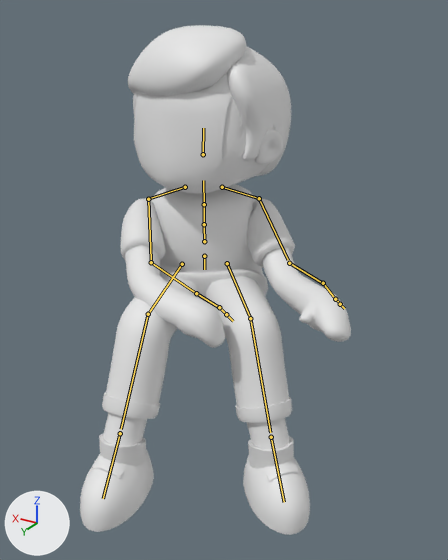
The glTF model src/assets/models/avatar.glb, before and after one commit.
The view is the same before and after, from a 50 mm camera at (-2.5, 4.43, 3.61) aimed at (-0.18, 0.57, 1.68). The axes (+X, +Y, +Z) are drawn at lower left. The lights are the same throughout. The older version comes first. Both versions are drawn at frame 71 of the action 'wave'; the numbers are the values there. The bones that change, and the others that lie on the model, are drawn over the model as lines.

Names of what the first picture shows: 'black', 'face', 'gray', 'head', 'skin', 'white'.
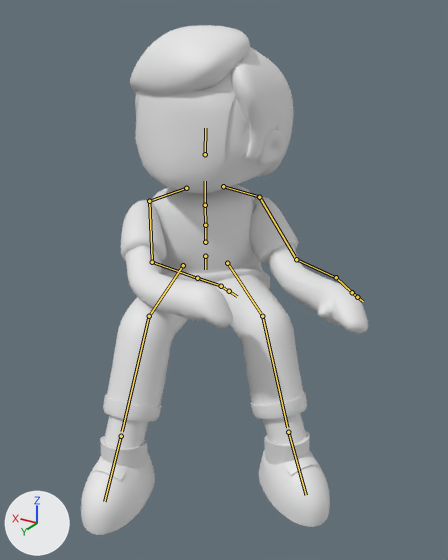
Changed parts and their boxes (x1, y1, x2, y2) in the pictures (448 x 560 px):
'gray', posed (7% wider): before (84, 184, 309, 519); after (85, 184, 325, 520)
'black', posed (8% wider): before (106, 275, 289, 408); after (107, 275, 304, 407)
'head', posed: before (128, 25, 291, 193); after (130, 25, 294, 193)
'skin', posed (6% wider): before (103, 245, 351, 450); after (104, 244, 368, 448)
'white', posed (8% wider): before (80, 433, 310, 535); after (81, 431, 330, 535)
'face', posed: before (134, 92, 232, 191); after (136, 91, 235, 190)
bone 'hipsBone', root to tip: before (204, 256) to (204, 269); after (205, 256) to (205, 269)
bone 'headBone', root to tip: before (203, 154) to (203, 128); after (205, 154) to (205, 128)
bone 'rightarmBone', root to tip: before (148, 199) to (151, 260); after (149, 201) to (152, 260)
bone 'rightForearmBone', root to tip: before (151, 262) to (195, 292); after (152, 262) to (195, 277)
bone 'bone-right-hand', root to tip: before (219, 307) to (226, 314); after (221, 286) to (228, 291)
bone 'rightUpLegBone', root to tip: before (182, 264) to (149, 312); after (183, 265) to (150, 314)

The edits, one by one:
Bone 'hipsBone' (bone_hipsbone) moves from (0.074, 2.698, 0.764) to (0.083, 2.699, 0.763).
Bone 'hipsBone' (bone_hipsbone) turns from (28, -23, -11) to (29, -29, -14) degrees about its own x, y and z.
Bone 'headBone' (bone_headbone) turns from (-4, -35, 1) to (-6, -40, 1) degrees about its own x, y and z.
Bone 'rightarmBone' (bone_rightarmbone) turns from (28, -1, -95) to (24, -2, -89) degrees about its own x, y and z.
Bone 'rightForearmBone' (bone_rightforearmbone) turns from (-10, -25, -37) to (-26, -24, -32) degrees about its own x, y and z.
Bone 'bone-right-hand' (bone_bone_right_hand) turns from (29, 0, -13) to (26, 0, -11) degrees about its own x, y and z.
Bone 'rightUpLegBone' (bone_rightuplegbone) turns from (87, 17, 3) to (87, 23, 4) degrees about its own x, y and z.
